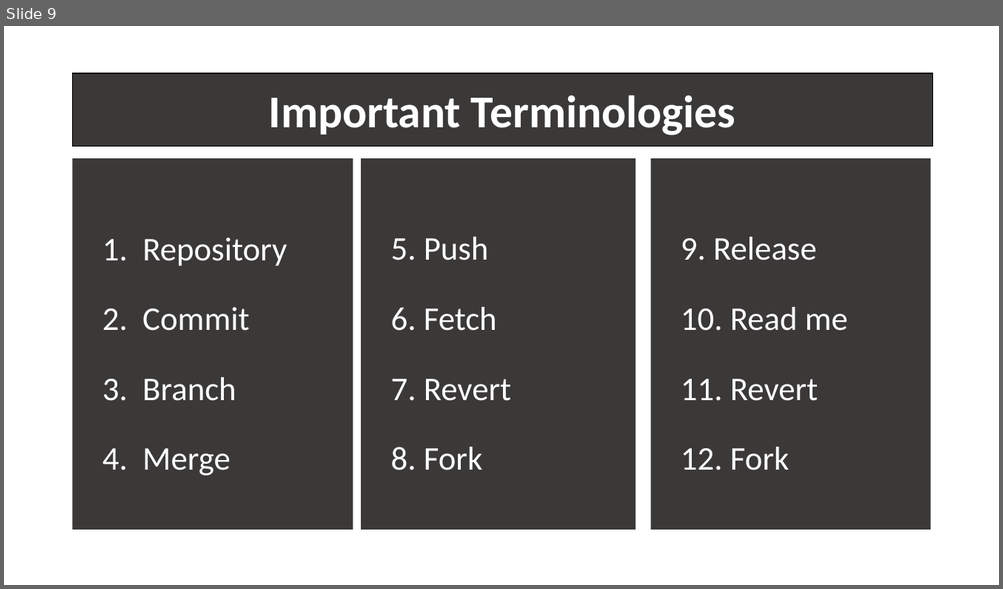
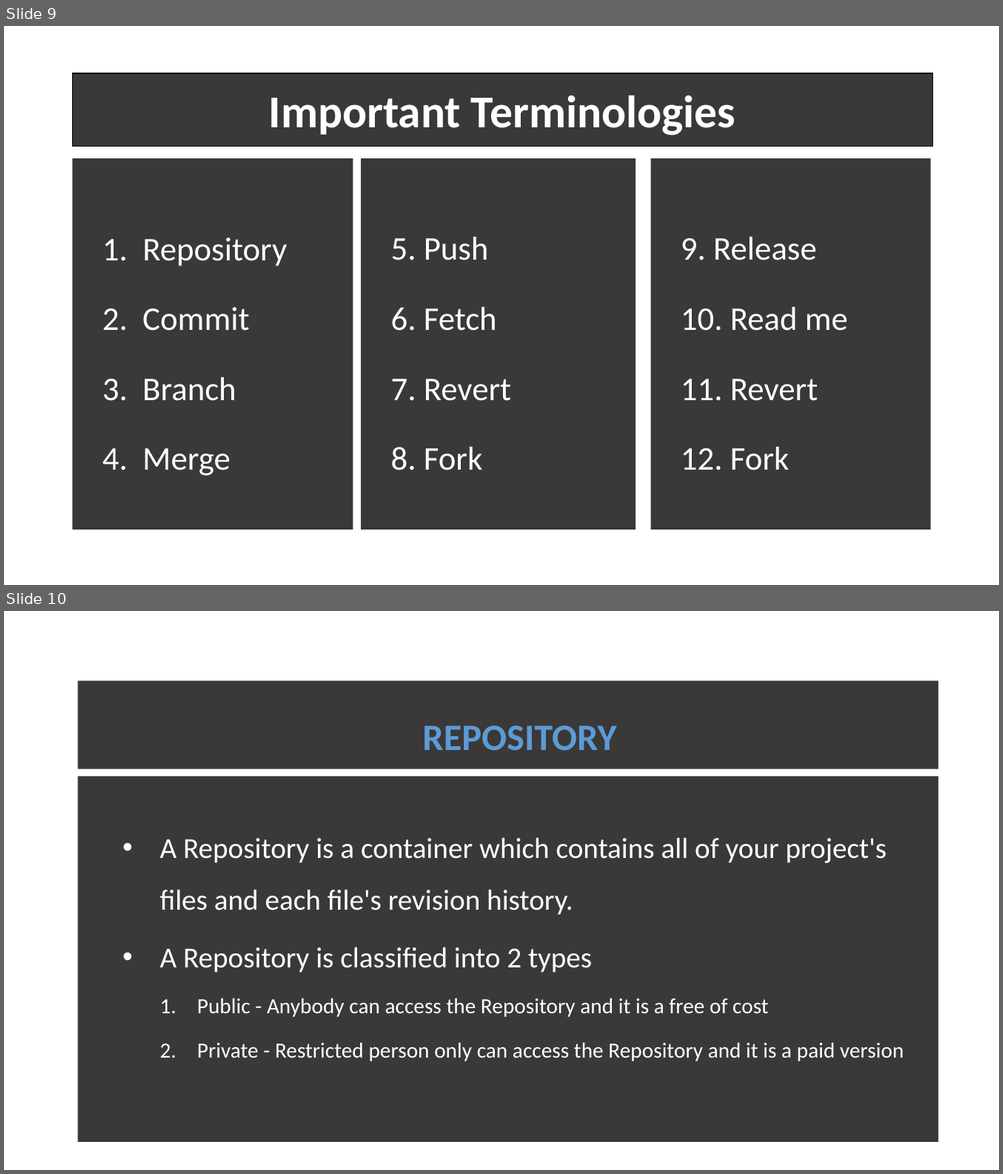
Before and after one commit to ATE186-Murali/PPT, a slide deck: GitHub.pptx. Shown one above the other, each under a label of ours: slide 9 before the commit, slides 9 and 10 after it. The pictures are 1003x589 and 1003x1174 pixels, drawn with LibreOffice and Linux fonts; fonts in the diff are those of the drawing. Boxes give left, top, right and bottom in pixels: in the first picture for what was removed or moved away, otherwise in the second. Text is boxed around its words. In the diff, an @@ line names an element or a change of style, - is before the commit and + after.

```diff
--- a/GitHub.pptx
+++ b/GitHub.pptx
@@ slide 10 added at (x1=4, y1=611, x2=999, y2=1170), background #FFFFFF @@
@@ rectangle added at (x1=78, y1=681, x2=938, y2=769), fill #3B3838, 36 pt, text #5B9BD5, bold @@
+REPOSITORY
@@ subtitle added at (x1=78, y1=777, x2=938, y2=1143), fill #3B3838, 20.9 pt, text #FFFFFF @@
+  • A Repository is a container which contains all of your project's files and each file's revision history.
+  • A Repository is classified into 2 types
+    1. Public - Anybody can access the Repository and it is a free of cost
+    2. Private - Restricted person only can access the Repository and it is a paid version
```
